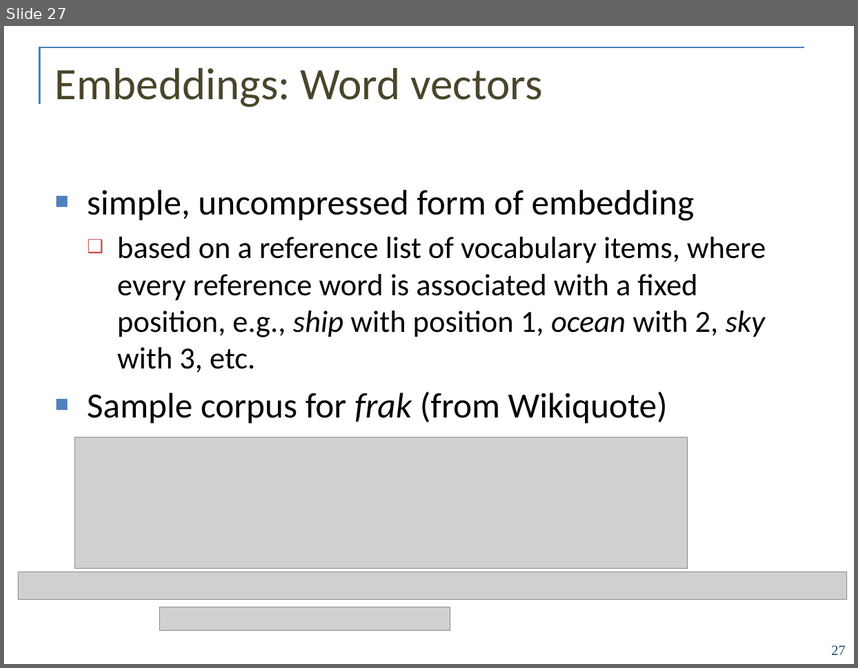
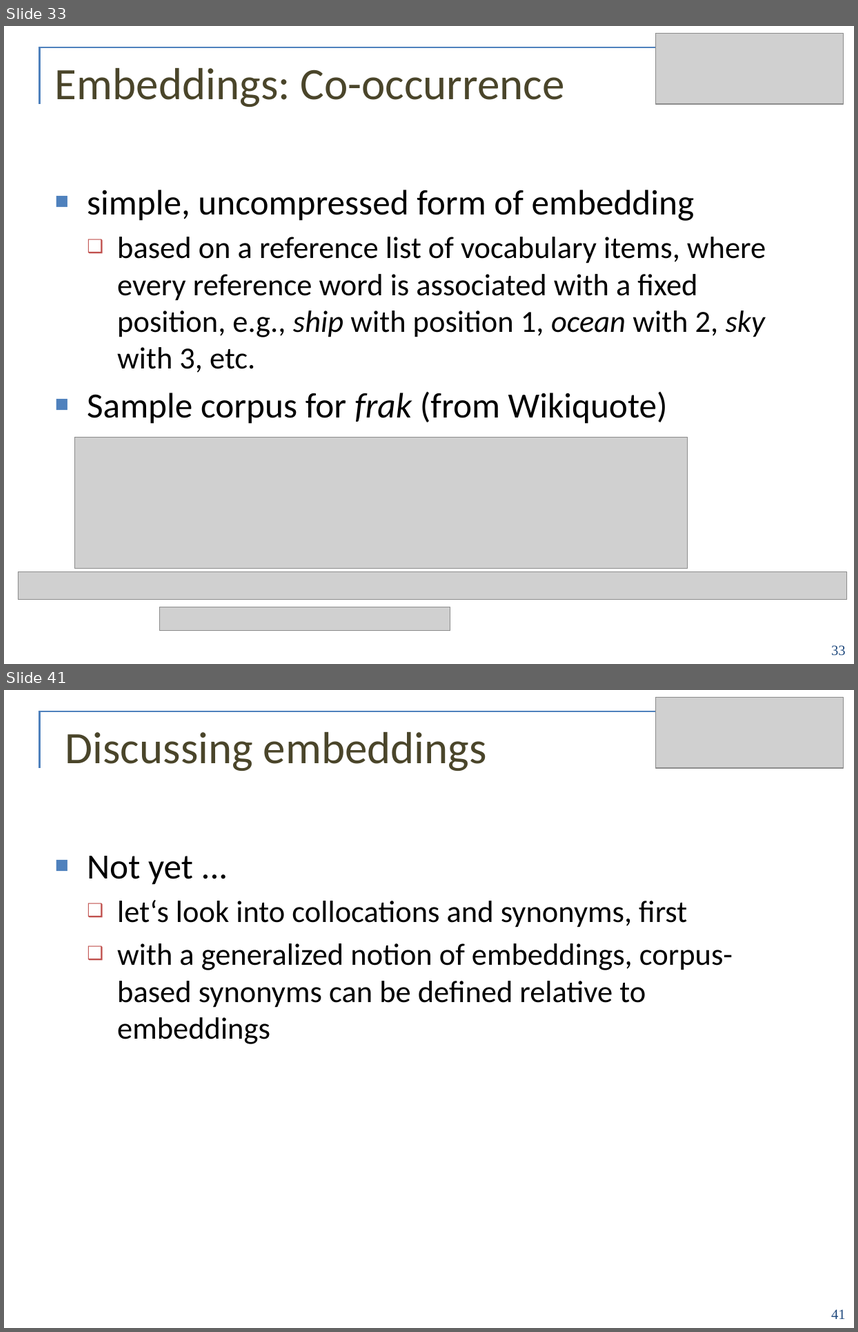
Before and after one commit to ontolex/frequency-attestation-corpus-information, a slide deck: doc/ontolex-f2f-leipzig-may2019.pptx. Shown one above the other, each under a label of ours: slide 27 before the commit, slides 33 and 41 after it; the slides between them are not shown. The pictures are 858x668 and 858x1332 pixels, drawn with LibreOffice and Linux fonts; fonts in the diff are those of the drawing; grey boxes stand for pictures; background and template pictures are left out. Boxes give left, top, right and bottom in pixels: in the first picture for what was removed or moved away, otherwise in the second. Text is boxed around its words. In the diff, an @@ line names an element or a change of style, - is before the commit and + after.

```diff
--- a/doc/ontolex-f2f-leipzig-may2019.pptx
+++ b/doc/ontolex-f2f-leipzig-may2019.pptx
@@ slide 41 added at box(4, 690, 854, 1328), background #FFFFFF; not listed: 2 template elements that a slide beside it also shows @@
@@ picture added at box(656, 697, 844, 767) @@
@@ ellipse added at box(668, 701, 843, 717), fill #FFFFFF @@
@@ title added at box(65, 732, 487, 771), 38 pt, text #4A452A @@
+Discussing embeddings
@@ text added at box(87, 856, 733, 1044), 26 pt, text #000000 @@
+■ Not yet ...
+  ❑ let‘s look into collocations and synonyms, first
+  ❑ with a generalized notion of embeddings, corpus-based synonyms can be defined relative to embeddings
@@ page number added at box(831, 1309, 845, 1319), 12 pt, text #1F497D @@
+41
@@ what was slide 27 is now slide 33 @@
@@ slide 33 changed as well @@
@@ picture added at box(656, 33, 844, 103) @@
@@ ellipse added at box(668, 37, 843, 53), fill #FFFFFF @@
@@ title at box(55, 68, 565, 107): text changed @@
-Embeddings: Word vectors
+Embeddings: Co-occurrence
@@ page number at box(831, 645, 845, 655): text changed @@
-27
+33
```
Also in this commit, not shown: 21 other slides changed, 26 other slides added, 50 slides removed.
